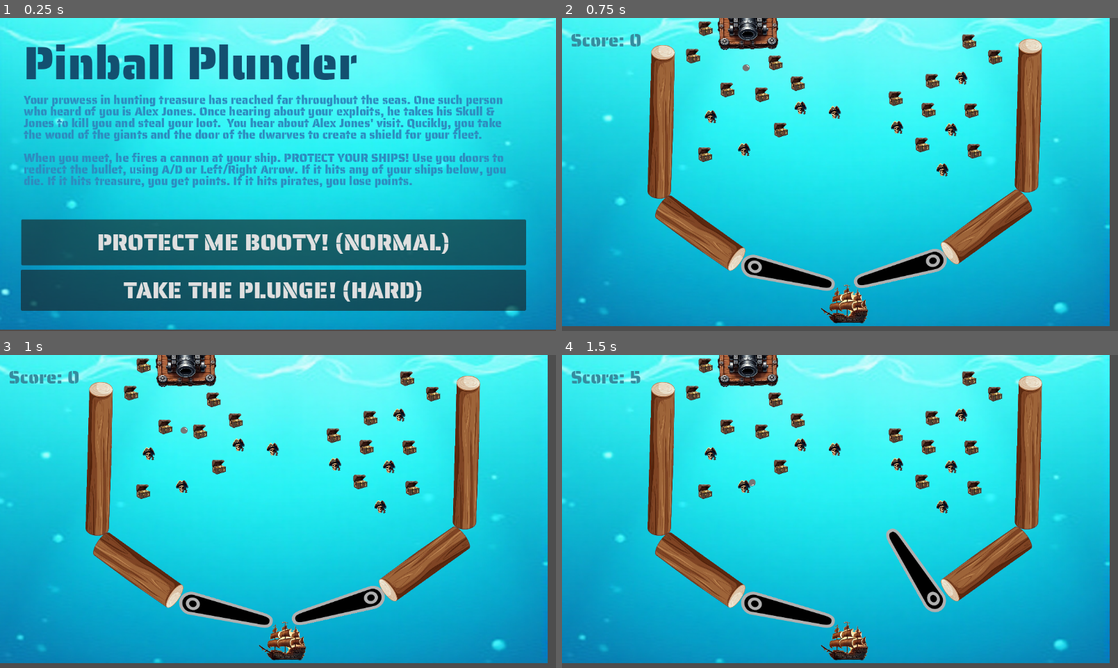
Above: before the commit, frames 1-4 (two rows, left to right).
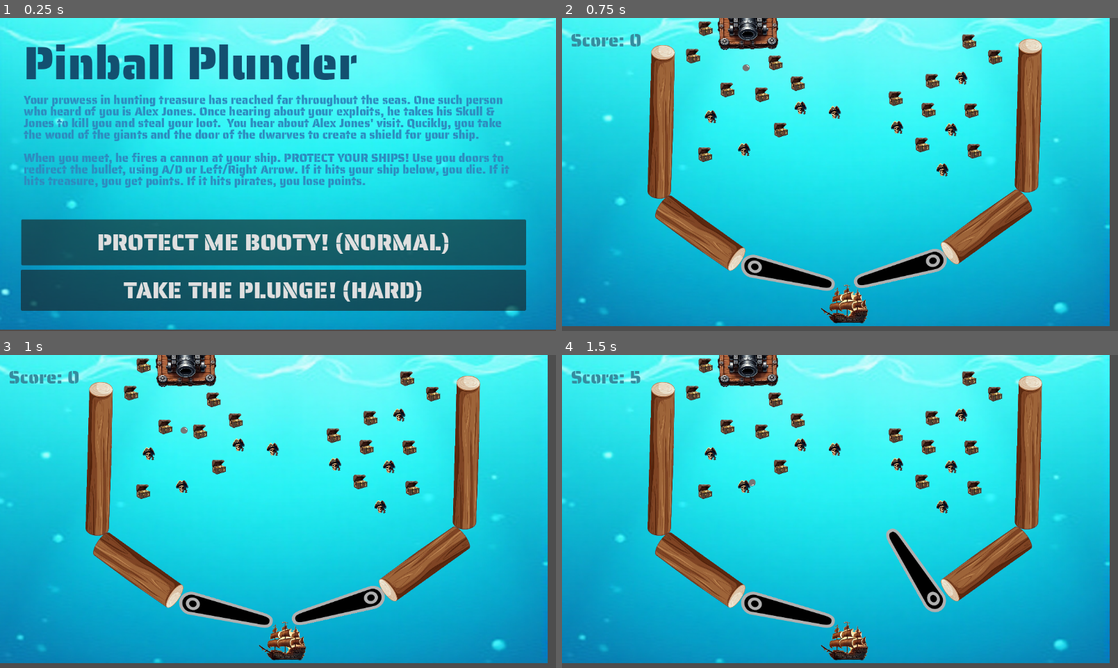
Above: after the commit, the same moments.

Repository: amodhakal/pinball-plunder
Game: Godot game, scene res://scenes/Title.tscn
Same seed, same stepped clock (60 frames per second), same inputs: the game is played once before the commit and once after it. Sound files missing from this copy of the repository are replaced by a short silence.
Inputs:
- Up to frame 1 (0.25 s): no input
- Up to frame 2 (0.75 s): click "PROTECT ME BOOTY! (NORMAL)" at 0.5 s
- Up to frame 3 (1 s): no input
- Up to frame 4 (1.5 s): tap Enter at 1.25 s; hold D (flip_right) from 1.28 s (still down)

The runs differ from the first frame. In frame 1, 1.7% of the frame differs, in the area x 4-92%, y 35-55%; in frame 2, nothing differs; in frame 3, nothing differs; in frame 4, nothing differs.

Commit message:
Fixed narrative

Diff:
--- a/scenes/Title.tscn
+++ b/scenes/Title.tscn
@@ -38,9 +38,9 @@
 offset_top = 150.0
 offset_right = 1087.0
 offset_bottom = 375.0
-text = "Your prowess in hunting treasure has reached far thr …(252 unchanged characters)… the dwarves to create a shield for your fleet.
+text = "Your prowess in hunting treasure has reached far thr …(252 unchanged characters)… the dwarves to create a shield for your ship.
 
-When you meet, he fires a cannon at your ship. PROTECT YOUR SHIPS! Use you doors to redirect the bullet, using A/D or Left/Right Arrow. If it hits any of your ships below, you die. If it hits treasure, you get points. If it hits pirates, you lose points."
+When you meet, he fires a cannon at your ship. PROTECT YOUR SHIPS! Use you doors to redirect the bullet, using A/D or Left/Right Arrow. If it hits your ship below, you die. If it hits treasure, you get points. If it hits pirates, you lose points."
 label_settings = SubResource("LabelSettings_bybcu")
 autowrap_mode = 2
 
